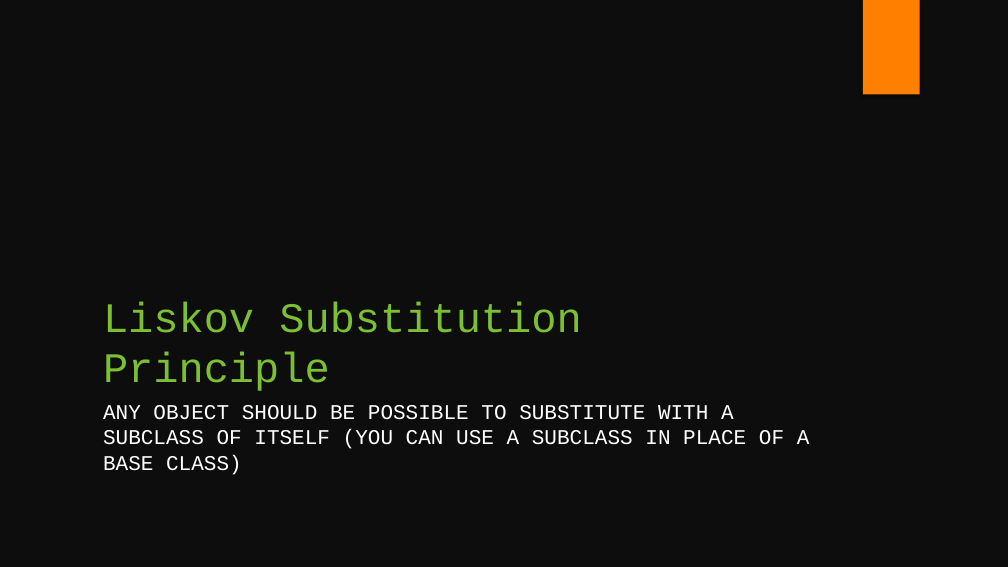
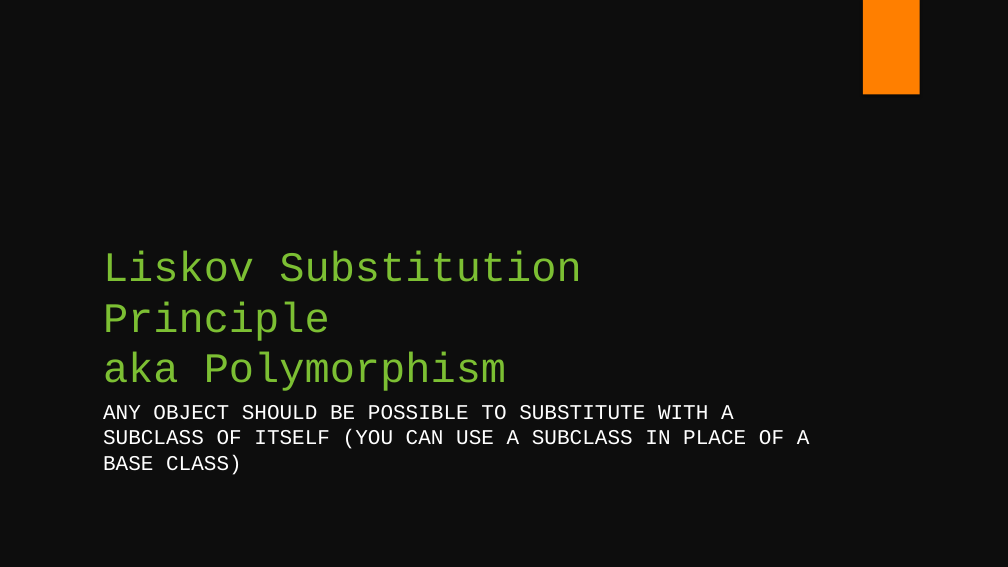
Before and after one commit to fsackur/Powershell-and-SE, a slide deck: slide 19 of Death by powerpoint.pptx. Drawn at 1008x567 pixels with LibreOffice and Linux fonts; fonts in the diff are those of the drawing. Boxes give left, top, right and bottom in pixels: in the first picture for what was removed or moved away, otherwise in the second. Text is boxed around its words. In the diff, an @@ line names an element or a change of style, - is before the commit and + after.

```diff
--- a/Death by powerpoint.pptx
+++ b/Death by powerpoint.pptx
@@ title at bbox=[103, 251, 581, 391]: text changed @@
-Liskov Substitution Principle
+Liskov Substitution Principle
+aka Polymorphism
```
Also in this commit, not shown: 3 other slides changed, 4 slides added, 3 slides removed.
